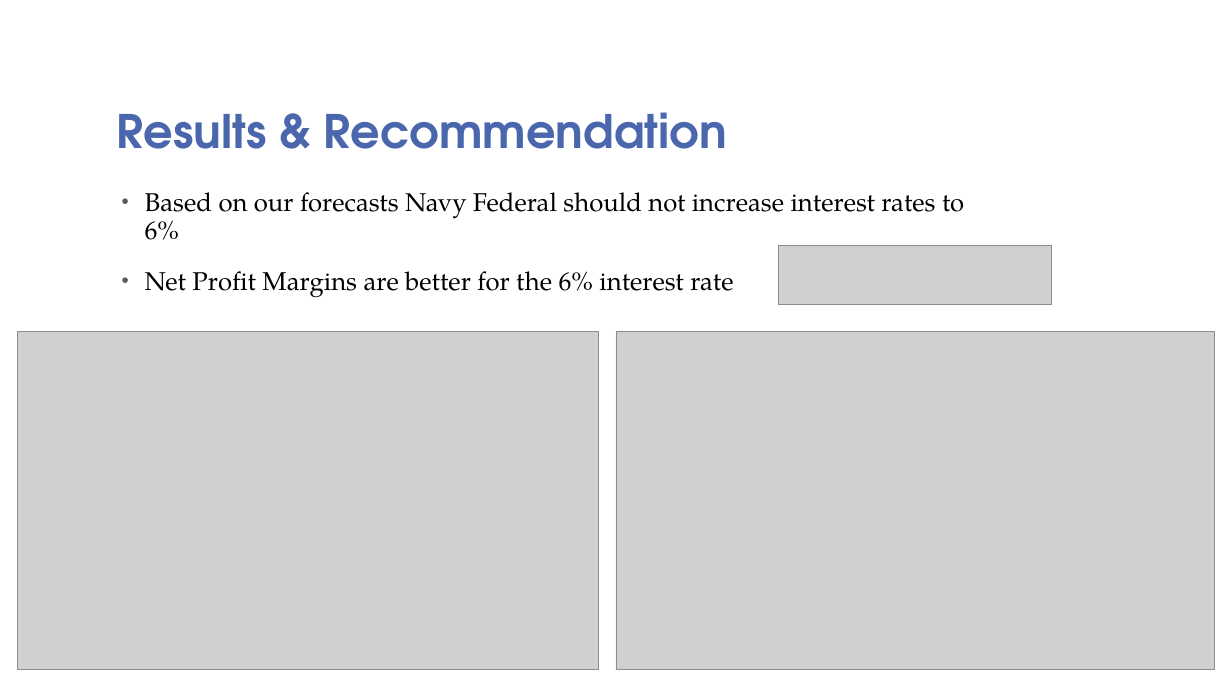
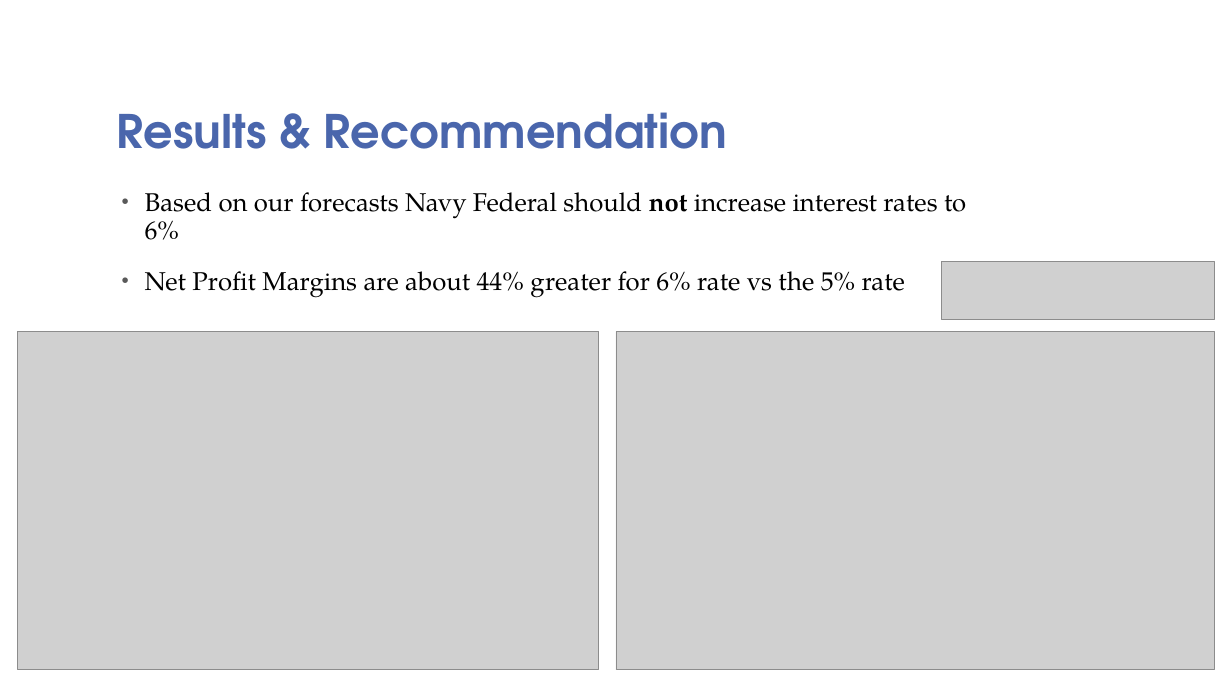
Before and after one commit to mplusc/FRA, a slide deck: slide 3 of Financial Risk Analyst Assessment.pptx. Drawn at 1232x693 pixels with LibreOffice and Linux fonts; fonts in the diff are those of the drawing; grey boxes stand for pictures; background and template pictures are left out. Boxes give left, top, right and bottom in pixels: in the first picture for what was removed or moved away, otherwise in the second. Text is boxed around its words. In the diff, an @@ line names an element or a change of style, - is before the commit and + after.

Commit message:
Final

```diff
--- a/Financial Risk Analyst Assessment.pptx
+++ b/Financial Risk Analyst Assessment.pptx
@@ text at (145, 192, 966, 240): bold on in "not" @@
@@ picture: place and size @@
-picture at (779, 246, 1052, 305)
+picture at (942, 262, 1214, 321)
@@ text at (145, 271, 905, 298): text changed @@
-• Net Profit Margins are better for the 6% interest rate
+• Net Profit Margins are about 44% greater for 6% rate vs the 5% rate
```
